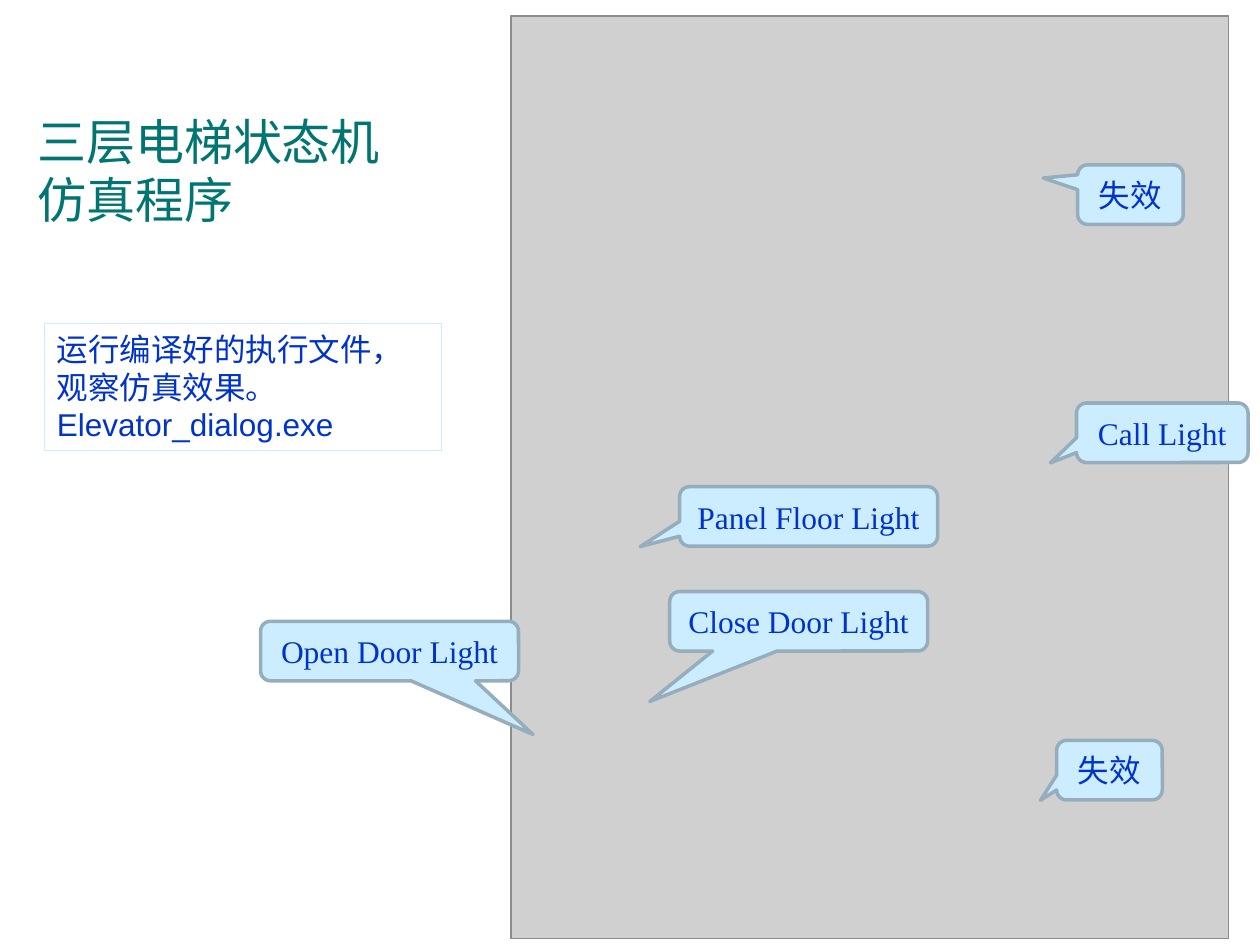
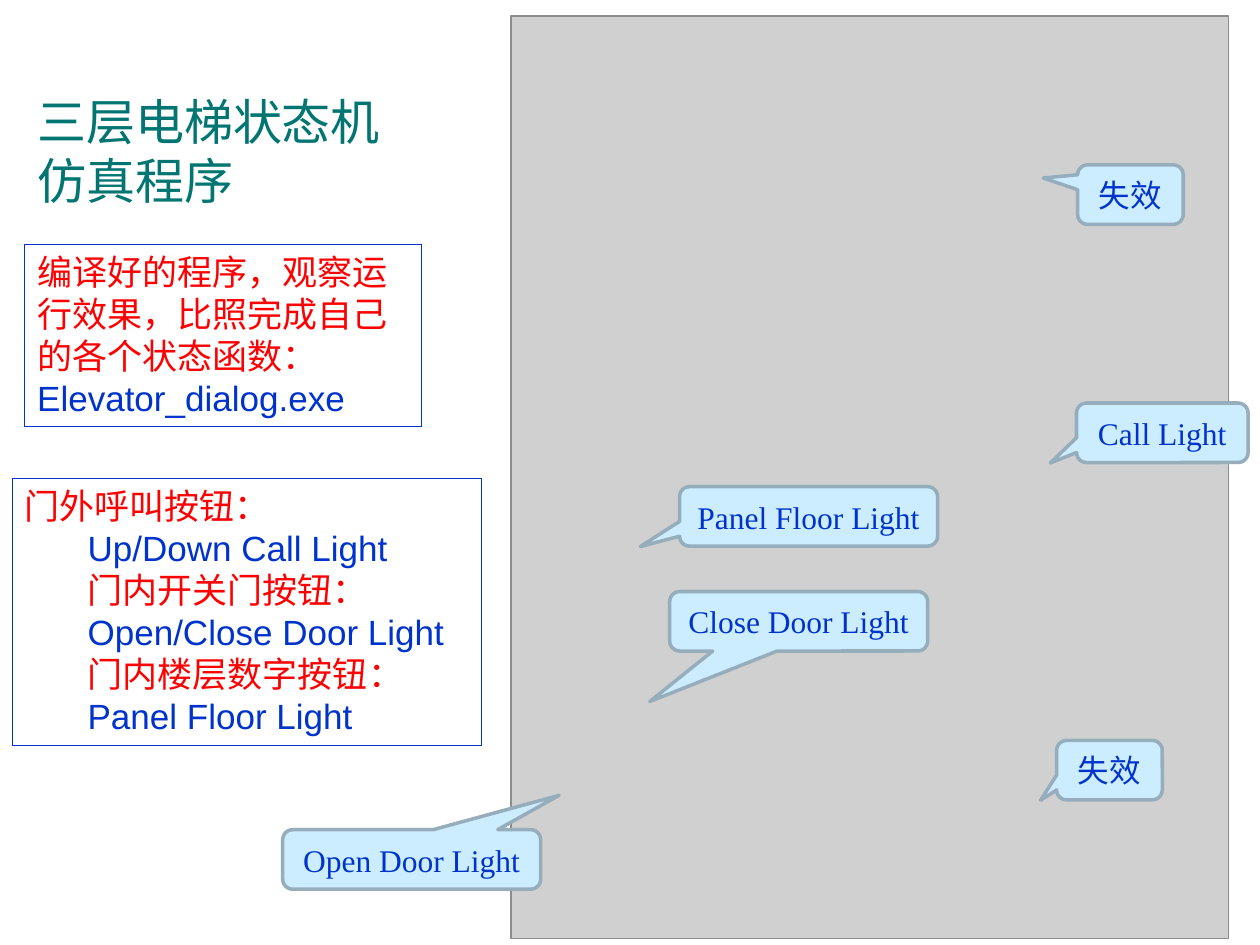
Before and after one commit to jtrfid/C-Repositories, a slide deck: slide 29 of C语言课程设计/2016/Garage_mfc/状态和状态机.pptx (slide 27 before the commit). Drawn at 1260x945 pixels with LibreOffice and Linux fonts; fonts in the diff are those of the drawing; grey boxes stand for pictures; background and template pictures are left out. Boxes give left, top, right and bottom in pixels: in the first picture for what was removed or moved away, otherwise in the second. Text is boxed around its words. In the diff, an @@ line names an element or a change of style, - is before the commit and + after.

Commit message:
修订状态和状态机.pptx

```diff
--- a/C语言课程设计/2016/Garage_mfc/状态和状态机.pptx
+++ b/C语言课程设计/2016/Garage_mfc/状态和状态机.pptx
@@ title "三层电梯状态机仿真程序": place and size @@
-title "三层电梯状态机仿真程序" at (37,118,380,222)
+title "三层电梯状态机仿真程序" at (37,98,380,203)
@@ rectangle "编译好的程序，观察运行效果，比照完成自己的各个状态函数：Elevator_dialog.exe": place and size @@
-rectangle "编译好的程序，观察运行效果，比照完成自己的各个状态函数：Elevator_dialog.exe" at (44,324,441,451)
+rectangle "编译好的程序，观察运行效果，比照完成自己的各个状态函数：Elevator_dialog.exe" at (25,244,422,427)
@@ rectangle "编译好的程序，观察运行效果，比照完成自己的各个状态函数：Elevator_dialog.exe" at (25,244,422,427): outline #CCECFF 0.75 pt to #0033CC 0.75 pt @@
@@ text in rectangle at (37,255,388,418): text changed; size 18 to 20 pt; text colour #0033CC to #FF0000 @@
-运行编译好的执行文件，观察仿真效果。
-Elevator_dialog.exe
+编译好的程序，观察运行效果，比照完成自己的各个状态函数：Elevator_dialog.exe
@@ rectangle added at (13,478,481,745), outline #0033CC 0.75 pt, 20 pt, text #0033CC @@
+门外呼叫按钮：
+  Up/Down Call Light
+门内开关门按钮：
+  Open/Close Door Light
+门内楼层数字按钮：
+  Panel Floor Light
@@ rounded speech box "Open Door Light": place and size @@
-rounded speech box "Open Door Light" at (261,621,519,680)
+rounded speech box "Open Door Light" at (282,829,541,888)
@@ rounded speech box "Open Door Light" at (282,829,541,888): proportions changed @@
```
Also in this commit, not shown: 21 other slides changed, 10 slides added, 2 slides removed.
